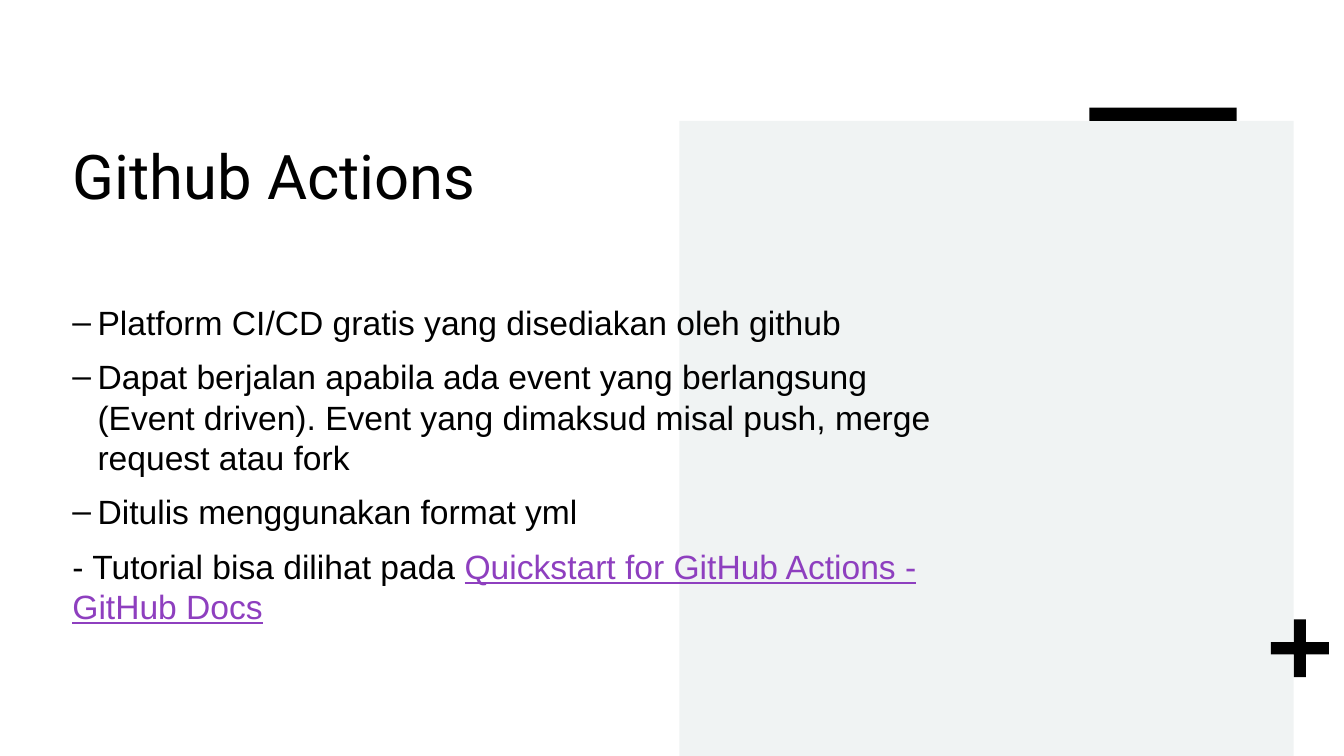
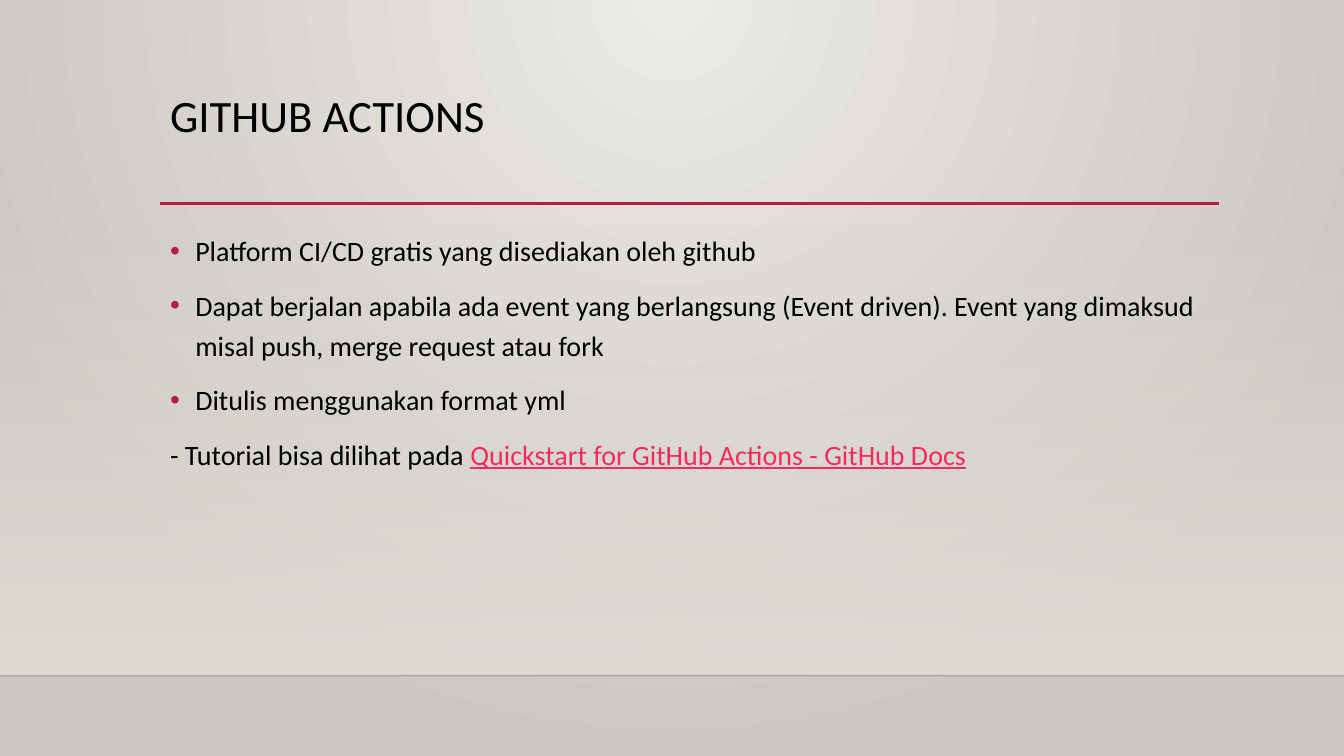
Before and after one commit to yordan-marcelino-marcus/testing-QA, a slide deck: slide 7 of UTS/UTS_Testing Dan QA Perangkat Lunak_Whitebox Testing, Unit Test dan CICD_Yordan Marcelino Marcus_201011401468.pptx. Drawn at 1344x756 pixels with LibreOffice and Linux fonts; fonts in the diff are those of the drawing; background and template pictures are left out. Boxes give left, top, right and bottom in pixels: in the first picture for what was removed or moved away, otherwise in the second. Text is boxed around its words. In the diff, an @@ line names an element or a change of style, - is before the commit and + after.

```diff
--- a/UTS/UTS_Testing Dan QA Perangkat Lunak_Whitebox Testing, Unit Test dan CICD_Yordan Marcelino Marcus_201011401468.pptx
+++ b/UTS/UTS_Testing Dan QA Perangkat Lunak_Whitebox Testing, Unit Test dan CICD_Yordan Marcelino Marcus_201011401468.pptx
@@ background #FFFFFF to gradient #ECEAE7 to #CAC7C1 @@
@@ title at box(170, 103, 485, 133): text changed; size 44 to 32 pt; font Roboto to Calibri @@
-Github Actions
+GITHUB ACTIONS
@@ rectangle removed at box(1090, 108, 1237, 121) @@
@@ rectangle removed at box(680, 121, 1294, 756) @@
@@ line added from (160, 204) to (1220, 204), #B71E42 2.5 pt @@
@@ rectangle added at box(0, 223, 1344, 676), fill gradient #DFDBD5 @@
@@ text "Platform CI/CD gratis yang disediakan ...": place and size @@
-text "Platform CI/CD gratis yang disediakan ..." at box(72, 310, 930, 624)
+text "Platform CI/CD gratis yang disediakan ..." at box(185, 241, 1194, 470)
@@ text "Platform CI/CD gratis yang disediakan ..." at box(185, 241, 1194, 470): size 24 to 20 pt, font Arial to Calibri; text colour #8E3FBF to #FA2B5C in "Quickstart for GitHub Actions - GitHub Docs"; bullet – to •; line spacing 1 to 1.2 @@
@@ plus removed at box(1271, 619, 1329, 677) @@
@@ line added from (0, 676) to (1344, 676), #000001 1 pt @@
```
Also in this commit, not shown: 7 other slides changed.
